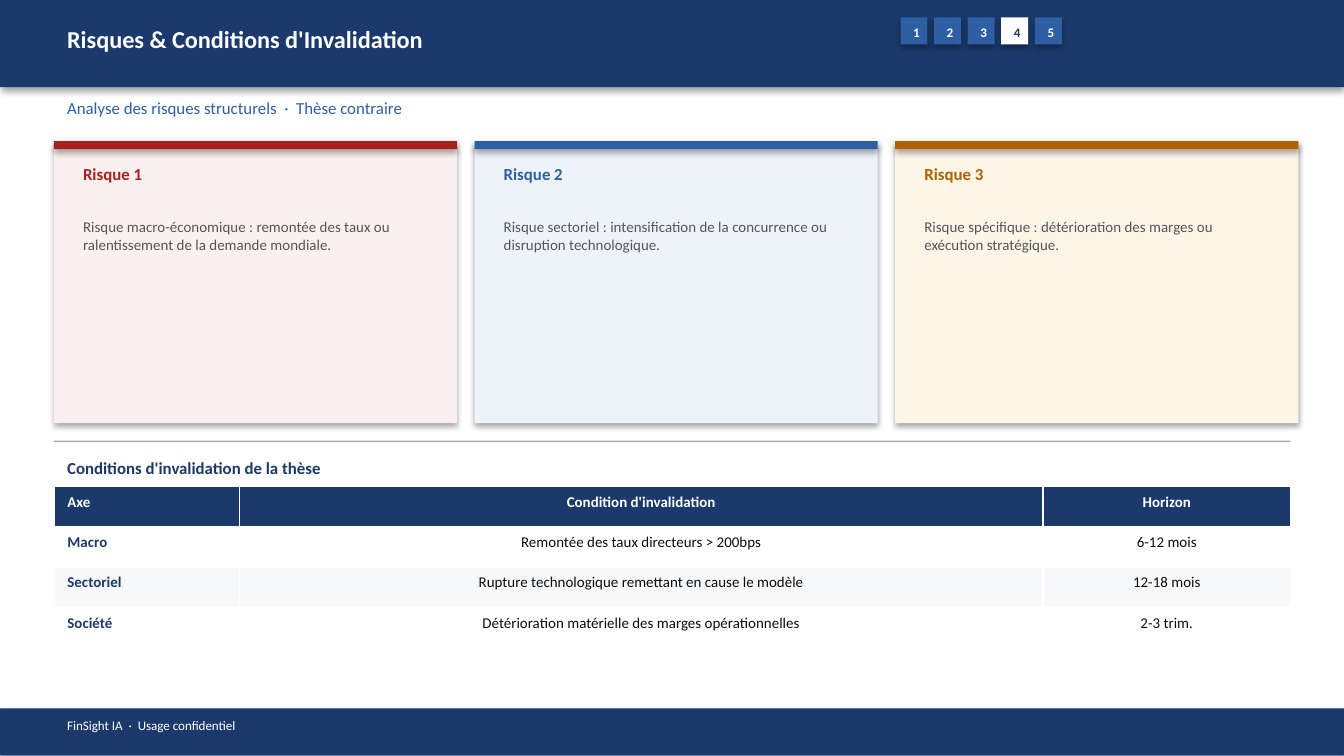
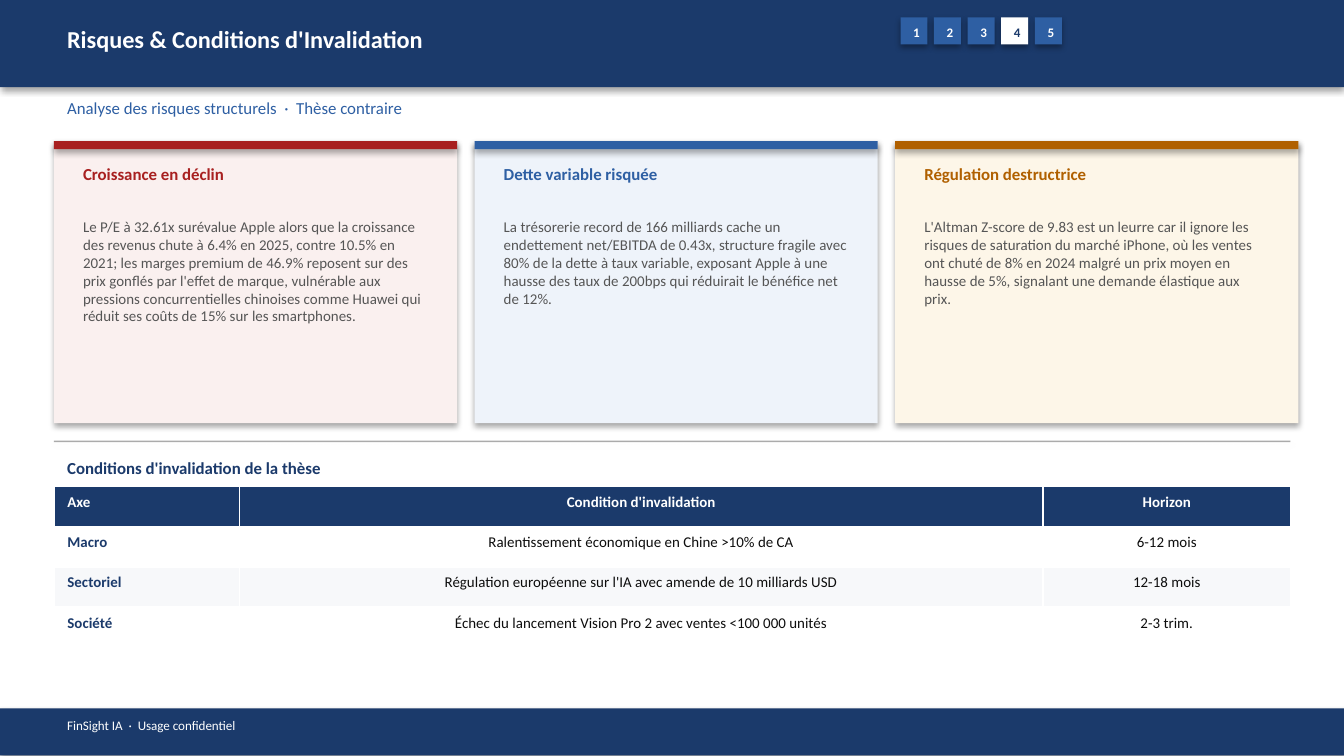
Before and after one commit to baptistejeh07-art/finsight-ia, a slide deck: slide 16 of preview/AAPL/AAPL_pitchbook.pptx. Drawn at 1344x756 pixels with LibreOffice and Linux fonts; fonts in the diff are those of the drawing. Boxes give left, top, right and bottom in pixels: in the first picture for what was removed or moved away, otherwise in the second. Text is boxed around its words. In the diff, an @@ line names an element or a change of style, - is before the commit and + after.

```diff
--- a/preview/AAPL/AAPL_pitchbook.pptx
+++ b/preview/AAPL/AAPL_pitchbook.pptx
@@ text at [83, 168, 224, 180]: text changed @@
-Risque 1
+Croissance en déclin
@@ text at [504, 168, 657, 183]: text changed @@
-Risque 2
+Dette variable risquée
@@ text at [924, 168, 1086, 183]: text changed @@
-Risque 3
+Régulation destructrice
@@ text at [83, 221, 421, 324]: text changed @@
-Risque macro-économique : remontée des taux ou ralentissement de la demande mondiale.
+Le P/E à 32.61x surévalue Apple alors que la croissance des revenus chute à 6.4% en 2025, contre 10.5% en 2021; les marges premium de 46.9% reposent sur des prix gonflés par l'effet de marque, vulnérable aux pressions concurrentielles chinoises comme Huawei qui réduit ses coûts de 15% sur les smartphones.
@@ text at [504, 221, 846, 304]: text changed @@
-Risque sectoriel : intensification de la concurrence ou disruption technologique.
+La trésorerie record de 166 milliards cache un endettement net/EBITDA de 0.43x, structure fragile avec 80% de la dette à taux variable, exposant Apple à une hausse des taux de 200bps qui réduirait le bénéfice net de 12%.
@@ text at [924, 221, 1252, 307]: text changed @@
-Risque spécifique : détérioration des marges ou exécution stratégique.
+L'Altman Z-score de 9.83 est un leurre car il ignore les risques de saturation du marché iPhone, où les ventes ont chuté de 8% en 2024 malgré un prix moyen en hausse de 5%, signalant une demande élastique aux prix.
@@ table at [54, 487, 1290, 648] @@
-row 2, column 2: Remontée des taux directeurs > 200bps
+row 2, column 2: Ralentissement économique en Chine >10% de CA
-row 3, column 2: Rupture technologique remettant en cause le modèle
+row 3, column 2: Régulation européenne sur l'IA avec amende de 10 milliards USD
-row 4, column 2: Détérioration matérielle des marges opérationnelles
+row 4, column 2: Échec du lancement Vision Pro 2 avec ventes <100 000 unités
```
Also in this commit, not shown: 14 other slides changed, 4 other files.
